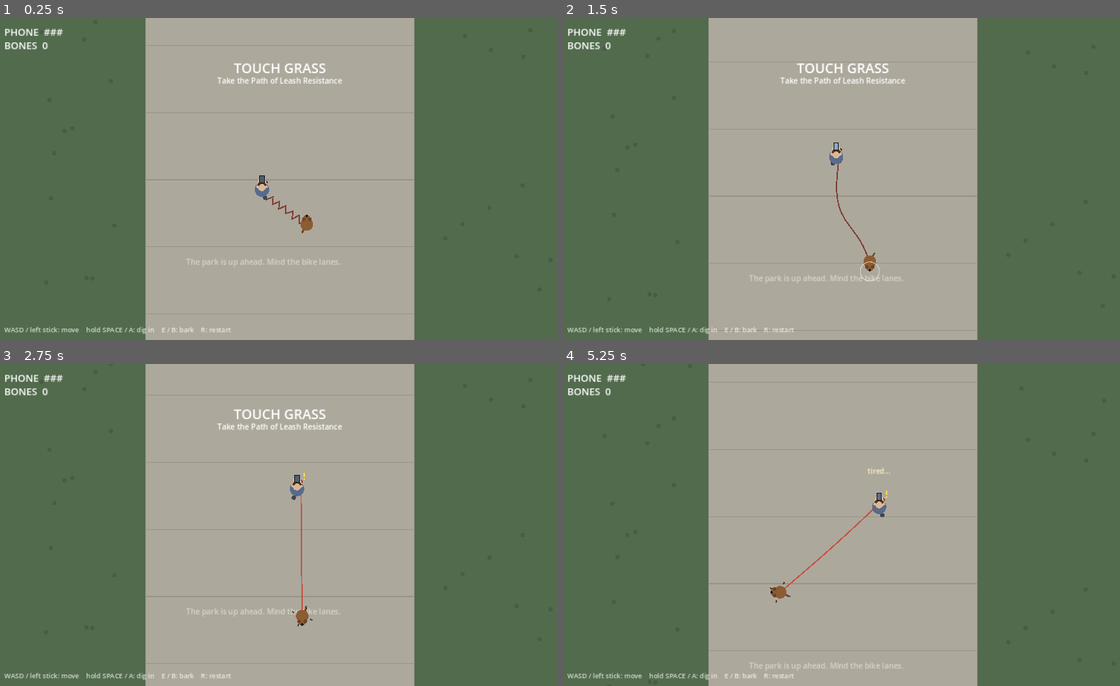
Above: before the commit, frames 1-4 (two rows, left to right).
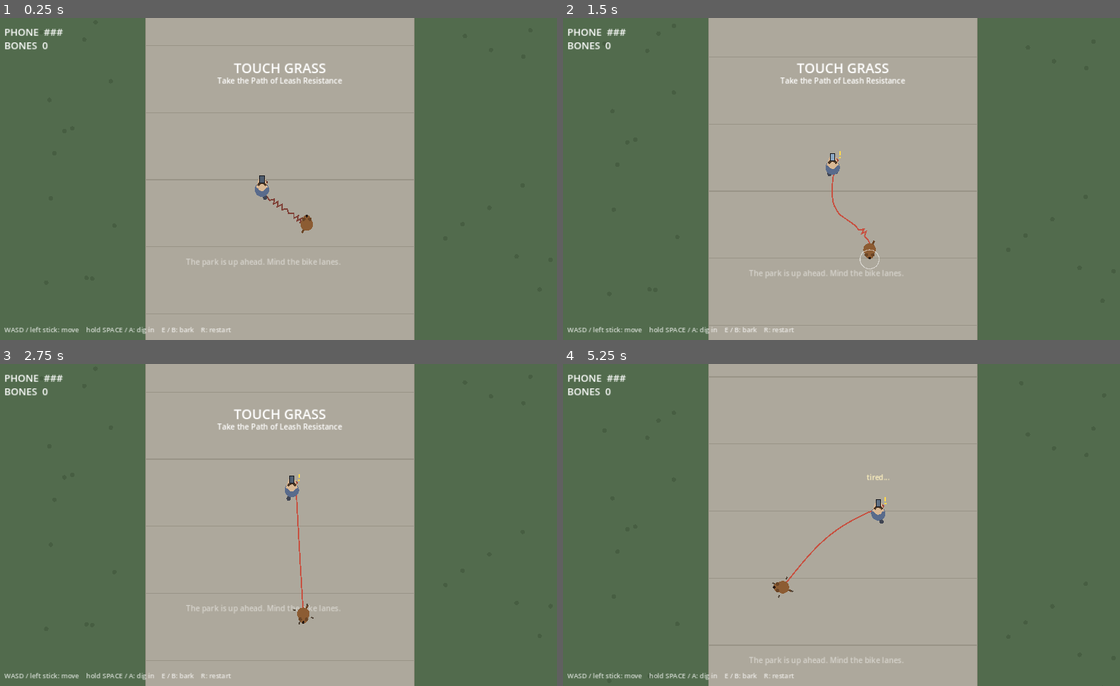
Above: after the commit, the same moments.

Repository: cyanidesayonara/path-of-leash-resistance
Game: Godot game, scene res://main.tscn
Two runs of this game, one before a commit and one after it. Both use one fixed random seed, a clock stepped at 60 frames per second and the inputs below.
Inputs:
- Up to frame 1 (0.25 s): no input
- Up to frame 2 (1.5 s): hold D (move_right) 0.53-1.28 s; hold Space (plant) 0.53-1.28 s; hold S (move_down) from 1.28 s (still down); tap E (bark) at 1.35 s
- Up to frame 3 (2.75 s): tap Space (plant) at 1.55 s; release S (move_down) at 2.03 s; hold D (move_right) from 2.03 s (still down); hold Space (plant) from 2.03 s (still down)
- Up to frame 4 (5.25 s): release D (move_right) at 2.78 s; release Space (plant) at 2.78 s; hold W (move_up) 2.78-3.53 s; tap Space (plant) at 2.85, 4.35 s; hold Space (plant) 3.53-4.28 s; hold A (move_left) 3.53-5.03 s; tap E (bark) at 3.6 s; hold S (move_down) from 5.03 s (still down); hold Space (plant) from 5.03 s (still down)

The runs differ from the first frame. In frame 1, less than 0.1% of the frame differs, in the area x 47-55%, y 55-64%; in frame 2, 0.8%; in frame 3, 0.6%; in frame 4, 0.8%, in the area x 33-62%, y 32-96%.

Commit message:
the rope is the constraint: verlet leash with segment collision and stick-slip, tetherball test suite, settings catalog

Diff:
--- a/dog.gd
+++ b/dog.gd
@@ -50,8 +50,12 @@
 		velocity = Vector2.ZERO
 	else:
 		# a taut leash saps the DOG's authority: the heavier human's yanks
-		# actually move you (flag set by main.gd/_apply_leash)
-		var accel := 1000.0 if dragged else ACCEL
+		# actually move you (flag set by main.gd/_apply_leash). Crucially,
+		# an idle dragged dog barely brakes - braking toward zero was
+		# silently cancelling the human's drag forces.
+		var accel := ACCEL
+		if dragged:
+			accel = 1000.0 if input_active else 250.0
 		velocity = velocity.move_toward(iv * SPEED, accel * delta)
 		if input_active:
 			facing = iv.normalized()
--- a/leash.gd
+++ b/leash.gd
@@ -1,33 +1,36 @@
 extends Node2D
 
-# The leash. Two jobs:
-# - Gameplay: track pivot points where the rope wraps around poles. Pivots
-#   shorten the usable length and redirect the pull; main.gd applies forces
-#   toward each end's nearest anchor. Walking back around a pole unwinds it.
-# - Visual: a verlet chain that drapes and wraps on its own.
+# The leash IS the verlet rope. The visible rope is also the gameplay
+# constraint: it wraps poles by colliding with them, winds up, unwinds,
+# and slides off under tension like a real rope. There is no separate
+# wrap bookkeeping to fall out of sync with what the player sees.
+#
+# main.gd sets rest_len (the human's retractable reel), calls tick() once
+# per physics frame, then reads used_length() vs rest_len for tension and
+# dog_pull_dir()/human_pull_dir() (the rope's end tangents) for force
+# directions - which is why a wound-up human gets flung in an arc: the
+# pull follows the rope around the pole.
 
-const N := 16
-const WRAP_R := 14.0
+const N := 24
+const ITER := 14
+const POLE_PAD := 13.0
+const FRICTION := 0.5
 
 var pts: Array[Vector2] = []
 var prev: Array[Vector2] = []
 var dog: Node2D
 var human: Node2D
 var poles: Array[Vector2] = []
-var seg_len := 16.0
+var rest_len := 260.0
 var taut := false
-
-# pivot: {pos, pole, wind, rel, wound}; ordered dog side -> human side.
-# wind is the turn direction at creation; wound accumulates the rope's
-# actual rotation around the pole so multi-revolution winding is tracked.
-var pivots: Array = []
+var contacts := 0
 
 
 func setup(d: Node2D, h: Node2D, pole_list: Array[Vector2], max_len: float) -> void:
 	dog = d
 	human = h
 	poles = pole_list
-	seg_len = max_len / (N - 1)
+	rest_len = max_len
 	for i in range(N):
 		var p := d.global_position.lerp(h.global_position, float(i) / (N - 1))
 		pts.append(p)
@@ -38,170 +41,63 @@
 	return human.global_position + Vector2(9, -16).rotated(human.rotation)
 
 
-# --- wrap bookkeeping -------------------------------------------------------
-
-func update_wraps() -> void:
-	_update_wound()
-	_unwrap_end(false)
-	_unwrap_end(true)
-	_wrap_end(true)
-	_wrap_end(false)
-	_refresh_ends()
-
-
-func _refresh_ends() -> void:
-	# After any mutation of the pivot chain, make sure each end pivot's
-	# bookkeeping matches its owner: pivots[0] is tracked from the dog's
-	# perspective (also owns the single-pivot case), pivots[-1] from the
-	# human's. A perspective swap negates wind and wound; rel is re-based
-	# to the current true bearing either way (always safe).
-	if pivots.size() == 0:
-		return
-	_reconcile(pivots[0], true, dog.global_position, _anchor_beyond(false))
-	if pivots.size() >= 2:
-		_reconcile(pivots[-1], false, human.global_position, _anchor_beyond(true))
-
-
-func _reconcile(piv: Dictionary, dog_side: bool, p: Vector2, ref: Vector2) -> void:
-	var pole_c: Vector2 = poles[int(piv.pole)]
-	if bool(piv.dogside) != dog_side:
-		piv.wind = -float(piv.wind)
-		piv.wound = -float(piv.wound)
-		piv.dogside = dog_side
-	if p.distance_to(pole_c) < 0.001 or ref.distance_to(pole_c) < 0.001:
-		return
-	piv.rel = wrapf(_bearing(p, pole_c) - _bearing(ref, pole_c), -PI, PI)
-
-
-func _bearing(from_pos: Vector2, pole_c: Vector2) -> float:
-	return (from_pos - pole_c).angle()
-
-
-func _update_wound() -> void:
-	# Each end pivot tracks how far the rope has actually rotated around its
-	# pole (a continuous winding angle). Sign tests cannot count revolutions;
-	# this can. For a single pivot the dog-end pass uses the human as the
-	# reference, which folds both ends' motion into one measure.
-	if pivots.size() == 0:
-		return
-	_accumulate(pivots[0], dog.global_position, _anchor_beyond(false))
-	if pivots.size() >= 2:
-		_accumulate(pivots[-1], human.global_position, _anchor_beyond(true))
-
-
-func _accumulate(piv: Dictionary, p: Vector2, ref: Vector2) -> void:
-	var pole_c: Vector2 = poles[int(piv.pole)]
-	if p.distance_to(pole_c) < 0.001 or ref.distance_to(pole_c) < 0.001:
-		return
-	var rel := wrapf(_bearing(p, pole_c) - _bearing(ref, pole_c), -PI, PI)
-	piv.wound = float(piv.wound) + wrapf(rel - float(piv.rel), -PI, PI)
-	piv.rel = rel
-
-
-func used_length() -> float:
-	var total := 0.0
-	var p := dog.global_position
-	for piv in pivots:
-		total += p.distance_to(piv.pos)
-		p = piv.pos
-	return total + p.distance_to(human.global_position)
-
-
-func human_anchor() -> Vector2:
-	if pivots.size() > 0:
-		return pivots[-1]["pos"] as Vector2
-	return dog.global_position
-
-
-func dog_anchor() -> Vector2:
-	if pivots.size() > 0:
-		return pivots[0]["pos"] as Vector2
-	return human.global_position
-
-
-func _adjacent_anchor(human_end: bool) -> Vector2:
-	return human_anchor() if human_end else dog_anchor()
-
-
-func _adjacent_pole(human_end: bool) -> int:
-	if pivots.size() == 0:
-		return -1
-	return (pivots[-1]["pole"] if human_end else pivots[0]["pole"]) as int
-
-
-func _anchor_beyond(human_end: bool) -> Vector2:
-	# the anchor on the far side of this end's pivot
-	if human_end:
-		return (pivots[-2]["pos"] as Vector2) if pivots.size() > 1 else dog.global_position
-	return (pivots[1]["pos"] as Vector2) if pivots.size() > 1 else human.global_position
-
-
-func _wrap_end(human_end: bool) -> void:
-	if pivots.size() >= 24:
-		return
-	var p := human.global_position if human_end else dog.global_position
-	var a := _adjacent_anchor(human_end)
-	var same_pole := _adjacent_pole(human_end)
-	var best := -1
-	var best_d := 1e9
-	var best_cp := Vector2.ZERO
-	for i in range(poles.size()):
-		var cp := _closest_on_segment(a, p, poles[i])
-		if cp.distance_to(poles[i]) >= WRAP_R or cp.distance_to(a) <= 2.0 or cp.distance_to(p) <= 2.0:
-			continue
-		if i == same_pole:
-			# the same pole can be wound again and again, but only once the
-			# rope has swung well past the existing contact point
-			var swung := absf((a - poles[i]).angle_to(cp - poles[i]))
-			if swung < 1.5:
+func tick(_delta: float) -> void:
+	var seg := rest_len / (N - 1)
+	# stick-slip: grip the pole at low tension (coils hold, winding
+	# accumulates), slide freely when overstretched (rope slips off
+	# instead of sticking to the pole forever)
+	var stretch_ratio := used_length() / maxf(rest_len, 1.0)
+	var slip := clampf(0.15 + (stretch_ratio - 1.0) * 0.8, 0.15, 1.0)
+	for i in range(1, N - 1):
+		var vel := (pts[i] - prev[i]) * 0.94
+		prev[i] = pts[i]
+		pts[i] += vel
+	var start := pts.duplicate()
+	var touched := {}
+	for _iter in range(ITER):
+		pts[0] = dog.global_position
+		pts[N - 1] = _hand_pos()
+		for i in range(N - 1):
+			var d := pts[i + 1] - pts[i]
+			var dist := d.length()
+			if dist < 0.001:
 				continue
-		var d := cp.distance_to(a)
-		if d < best_d:
-			best_d = d
-			best = i
-			best_cp = cp
-	if best < 0:
-		return
-	var c := poles[best]
-	var n := best_cp - c
-	n = n.normalized() if n.length() > 0.001 else (a - c).normalized()
-	var pos := c + n * WRAP_R
-	var wind := signf((pos - a).cross(p - pos))
-	if wind == 0.0:
-		wind = 1.0
-	var rel := wrapf(_bearing(p, c) - _bearing(a, c), -PI, PI)
-	var piv := {
-		"pos": pos, "pole": best, "wind": wind, "rel": rel, "wound": 0.0,
-		"dogside": not human_end,
-	}
-	if human_end:
-		pivots.append(piv)
-	else:
-		pivots.push_front(piv)
-
-
-func _unwrap_end(human_end: bool) -> void:
-	while pivots.size() > 0:
-		# a single pivot's winding is owned by the dog-end pass
-		if human_end and pivots.size() == 1:
-			return
-		var piv: Dictionary = pivots[-1] if human_end else pivots[0]
-		# release when the rope has rotated back past its creation bearing
-		# (small hysteresis; winding forward can never release), or when a
-		# barely-wound rope has pulled nearly straight across the pivot
-		var b := _anchor_beyond(human_end)
-		var p := human.global_position if human_end else dog.global_position
-		var pos: Vector2 = piv.pos
-		var nearly_straight := false
-		if (pos - b).length_squared() > 0.01 and (p - pos).length_squared() > 0.01:
-			nearly_straight = absf((p - pos).angle_to(pos - b)) < 0.12 and absf(float(piv.wound)) < 0.6
-		if float(piv.wind) * float(piv.wound) >= -0.35 and not nearly_straight:
-			return
-		if human_end:
-			pivots.pop_back()
-		else:
-			pivots.pop_front()
-		# newly exposed pivots are re-based by _refresh_ends afterwards
+			# stiff against stretch, loose against compression so slack
+			# rope drapes instead of contracting into a straight line
+			var k := 0.9 if dist > seg else 0.05
+			var corr := d * ((dist - seg) / dist) * 0.5 * k
+			if i > 0:
+				pts[i] += corr
+			if i + 1 < N - 1:
+				pts[i + 1] -= corr
+		# segment-vs-circle collision: point-only checks tunnel when
+		# stretched segments straddle the pole between two points
+		for i in range(N - 1):
+			for pl in poles:
+				var cp := _closest_on_segment(pts[i], pts[i + 1], pl)
+				var dp := cp - pl
+				var l := dp.length()
+				if l < POLE_PAD and l > 0.001:
+					var push := dp / l * (POLE_PAD - l)
+					if i > 0:
+						pts[i] += push
+						touched[i] = pl
+					if i + 1 < N - 1:
+						pts[i + 1] += push
+						touched[i + 1] = pl
+	contacts = touched.size()
+	# apply the stick-slip: contacted points keep only `slip` of the
+	# tangential travel the solver gave them this frame, and lose their
+	# sliding velocity memory
+	for i in touched:
+		var pl: Vector2 = touched[i]
+		var r0: Vector2 = start[i] - pl
+		var r1: Vector2 = pts[i] - pl
+		if r0.length_squared() > 0.001 and r1.length_squared() > 0.001:
+			var da := wrapf(r1.angle() - r0.angle(), -PI, PI)
+			pts[i] = pl + Vector2.from_angle(r0.angle() + da * slip) * r1.length()
+		prev[i] = prev[i].lerp(pts[i], FRICTION)
+	queue_redraw()
 
 
 func _closest_on_segment(a: Vector2, b: Vector2, c: Vector2) -> Vector2:
@@ -213,36 +109,35 @@
 	return a + ab * t
 
 
-# --- visual rope ------------------------------------------------------------
+func used_length() -> float:
+	# actual polyline length: wrapping a pole consumes rope, so this is
+	# the gameplay length (compare against rest_len)
+	var total := 0.0
+	for i in range(N - 1):
+		total += pts[i].distance_to(pts[i + 1])
+	return total
 
-func tick(_delta: float) -> void:
-	pts[0] = dog.global_position
-	pts[N - 1] = _hand_pos()
+
+func winding() -> float:
+	# net turning of the rope in full turns: a coil around a pole reads as
+	# +/-N turns, while gentle slack curves mostly cancel out
+	var total := 0.0
 	for i in range(1, N - 1):
-		var vel := (pts[i] - prev[i]) * 0.9
-		prev[i] = pts[i]
-		pts[i] += vel
-	for _iter in range(14):
-		pts[0] = dog.global_position
-		pts[N - 1] = _hand_pos()
-		for i in range(N - 1):
-			var d := pts[i + 1] - pts[i]
-			var dist := d.length()
-			if dist < 0.001:
-				continue
-			var k := 0.5 if dist > seg_len else 0.05
-			var corr := d * ((dist - seg_len) / dist) * k
-			if i > 0:
-				pts[i] += corr
-			if i + 1 < N - 1:
-				pts[i + 1] -= corr
-		for i in range(1, N - 1):
-			for pl in poles:
-				var dp := pts[i] - pl
-				var l := dp.length()
-				if l < 13.0 and l > 0.001:
-					pts[i] = pl + dp / l * 13.0
-	queue_redraw()
+		var a := pts[i] - pts[i - 1]
+		var b := pts[i + 1] - pts[i]
+		if a.length_squared() > 0.01 and b.length_squared() > 0.01:
+			total += a.angle_to(b)
+	return absf(total) / TAU
+
+
+func dog_pull_dir() -> Vector2:
+	var d := pts[1] - pts[0]
+	return d.normalized() if d.length() > 0.001 else Vector2.ZERO
+
+
+func human_pull_dir() -> Vector2:
+	var d := pts[N - 2] - pts[N - 1]
+	return d.normalized() if d.length() > 0.001 else Vector2.ZERO
 
 
 func _draw() -> void:
@@ -252,5 +147,3 @@
 		arr.append(to_local(p))
 	draw_polyline(arr, col, 3.0)
 	draw_circle(to_local(_hand_pos()), 4.0, col.darkened(0.2))
-	for piv in pivots:
-		draw_circle(to_local(piv.pos), 3.0, col.darkened(0.35))
--- a/main.gd
+++ b/main.gd
@@ -261,9 +261,8 @@
 	# the human owns the retractable leash: length changes on their whim
 	# ("click!" event), never the dog's
 	leash_len = move_toward(leash_len, leash_target, 150.0 * delta)
-	leash.seg_len = leash_len / 15.0
+	leash.rest_len = leash_len
 	_apply_leash(delta)
-	leash.tick(delta)
 	_lanes(delta)
 	_hazards(delta)
 	_pickups(delta)
@@ -285,39 +284,35 @@
 
 
 func _apply_leash(delta: float) -> void:
-	# Soft spring zone past LEASH_LENGTH, hard cap at LEASH_STRETCH_CAP.
-	# The human carries momentum; the spring bleeds it off so they visibly
-	# strain against a planted dog instead of stopping dead.
-	# Length and pull direction respect pole wraps: each end is pulled toward
-	# its nearest anchor (a pivot, or the other end of the leash).
+	# The rope itself (leash.gd) is the constraint. Here: run the rope
+	# physics, then turn its stretch into tug-of-war forces. One tension,
+	# applied to each end inversely to effective mass along the rope's end
+	# tangent - so a wound-up human is pulled around the pole in an arc.
+	# The human is ~4x the dog, so raw pulls yank the DOG around; the dog
+	# wins by bracing (plant), winding poles (the coil grips and shields
+	# both ends from raw tension while geometry still constrains), timing.
 	human.strain = false
 	dog.dragged = false
-	leash.update_wraps()
+	leash.tick(delta)
 	var used: float = leash.used_length()
-	leash.taut = used > leash_len * 0.95
-	if used <= leash_len:
+	var excess := used - leash_len
+	leash.taut = excess > 0.0
+	if excess <= 0.0:
 		return
-	var excess := used - leash_len
-	var to_h_anchor: Vector2 = leash.human_anchor() - human.global_position
-	if to_h_anchor.length() < 0.001:
+	var h_dir: Vector2 = leash.human_pull_dir()
+	var d_dir: Vector2 = leash.dog_pull_dir()
+	if h_dir == Vector2.ZERO or d_dir == Vector2.ZERO:
 		return
-	var h_dir := to_h_anchor.normalized()
-	var to_d_anchor: Vector2 = leash.dog_anchor() - dog.global_position
-	var d_dir := to_d_anchor.normalized() if to_d_anchor.length() > 0.001 else Vector2.ZERO
 	human.notify_strain()
 	dog.dragged = not dog.planted
-	# Tug of war: one tension, applied to each end inversely to effective
-	# mass. The human is ~4x the dog, so raw pulls yank the DOG around;
-	# the dog wins by bracing (plant), leverage (wraps act as a capstan:
-	# each pivot multiplies the dog side's holding power), and timing.
-	var capstan := pow(2.2, float(leash.pivots.size()))
-	var dog_m := DOG_MASS * capstan
+	var shield := 1.0 / (1.0 + 0.3 * float(leash.contacts))
+	var dog_m := DOG_MASS
 	if dog.planted:
 		dog_m *= 14.0
 	elif dog.input_active:
 		dog_m *= 2.0
 	var human_m := HUMAN_MASS * (2.0 if human.is_fallen() else 1.0)
-	var tension := minf(LEASH_K * excess, 1600.0)
+	var tension := minf(LEASH_K * excess, 1600.0) * shield
 	human.velocity += h_dir * (tension / human_m) * delta
 	if not dog.planted:
 		dog.velocity += d_dir * (tension / dog_m) * delta
@@ -328,9 +323,11 @@
 	var sep_d := dog.velocity.dot(-d_dir)
 	if sep_d > 0.0 and not dog.planted:
 		dog.velocity += d_dir * sep_d * minf(3.0 * delta, 1.0)
-	var cap := leash_len * LEASH_STRETCH_CAP
-	if used > cap:
-		var over := used - cap
+	# hard cap: geometry always wins. Corrections follow the rope tangents
+	# (unshielded), which is what whips a wound human along the arc.
+	var cap := leash_len * (LEASH_STRETCH_CAP - 1.0)
+	if excess > cap:
+		var over := excess - cap
 		var w_d := (1.0 / dog_m) / (1.0 / dog_m + 1.0 / human_m)
 		var yank_speed := maxf(human.velocity.dot(-h_dir), 0.0)
 		dog.move_and_collide(d_dir * over * w_d)
@@ -338,7 +335,7 @@
 		var rel := human.velocity.dot(-h_dir)
 		if rel > 0.0:
 			human.velocity += h_dir * rel * 0.9
-		var anchored: bool = dog.planted or leash.pivots.size() > 0
+		var anchored: bool = dog.planted or leash.contacts > 0
 		human.on_leash_yank(-h_dir, anchored, yank_speed)
 
 
--- a/tests/test_wrap.gd
+++ b/tests/test_wrap.gd
@@ -1,17 +1,47 @@
 extends SceneTree
 
-# Winding regression test. Run with:
+# Rope physics regression test. Run with:
 #   godot --headless --path . --script res://tests/test_wrap.gd
-# Orbits the dog around a pole three full revolutions, expects the leash to
-# accumulate pivots and hold them, then orbits back and expects a full
-# unwind. Exits nonzero on failure.
+# The leash is a verlet rope and that rope IS the gameplay constraint, so
+# these assert the invariants gameplay depends on: stretch measurement,
+# winding a pole (spiral-in, the way tetherball actually works), and the
+# coil slipping off under a hard pull rather than sticking forever (the
+# "magnetic owner" bug). Exits nonzero on failure.
+
+const DT := 1.0 / 60.0
+
+var leash: Node2D
+var dog: Node2D
+var human: Node2D
+var failures := 0
+
+
+func _check(cond: bool, msg: String) -> void:
+	if not cond:
+		print("FAIL: " + msg)
+		failures += 1
+
+
+func _orbit(cx: float, cy: float, from_r: float, to_r: float, degs: float) -> void:
+	var steps := int(absf(degs))
+	for i in range(steps):
+		var t := float(i) / float(steps)
+		var r := lerpf(from_r, to_r, t)
+		var a := deg_to_rad(degs * t)
+		dog.global_position = Vector2(cx, cy) + Vector2(r, 0).rotated(a)
+		leash.tick(DT)
+
+
+func _settle(frames: int) -> void:
+	for i in range(frames):
+		leash.tick(DT)
 
 
 func _initialize() -> void:
-	var leash := Node2D.new()
+	leash = Node2D.new()
 	leash.set_script(load("res://leash.gd"))
-	var dog := Node2D.new()
-	var human := Node2D.new()
+	dog = Node2D.new()
+	human = Node2D.new()
 	root.add_child(dog)
 	root.add_child(human)
 	root.add_child(leash)
@@ -20,44 +50,55 @@
 	var pole_list: Array[Vector2] = [Vector2.ZERO]
 	leash.setup(dog, human, pole_list, 260.0)
 
-	var failures := 0
-	var max_pivots := 0
+	# 1) straight-line stretch is the rope's polyline length; end tangent
+	#    points back along the rope
+	dog.global_position = Vector2(100, 16)
+	_settle(120)
+	var used: float = leash.used_length()
+	print("straight 300px pull: used %.0f" % used)
+	_check(absf(used - 300.0) < 14.0, "used_length should track the 300px chord (got %.0f)" % used)
+	_check(leash.dog_pull_dir().dot(Vector2(-1, 0)) > 0.9, "dog end pulled back along rope")
 
-	# wind: three CCW revolutions in 1-degree steps
-	for i in range(3 * 360):
-		dog.global_position = Vector2(60, 0).rotated(deg_to_rad(float(i)))
-		leash.update_wraps()
-		max_pivots = maxi(max_pivots, leash.pivots.size())
-	print("after 3 revolutions: %d pivots (max seen %d)" % [leash.pivots.size(), max_pivots])
-	if leash.pivots.size() < 6:
-		print("FAIL: winding should accumulate pivots (got %d, want >= 6)" % leash.pivots.size())
-		failures += 1
+	# 2) wind the pole by spiralling in (tetherball). A slack wind is a
+	#    LOOSE coil that may not touch the pole - correct physics. The
+	#    property gameplay needs: once the wound rope pulls taut, the coil
+	#    cinches onto the pole and the pull directions follow the rope
+	#    around it (the arc-fling mechanic).
+	human.global_position = Vector2(-80, 0)
+	dog.global_position = Vector2(120, 0)
+	_settle(60)
+	_orbit(0, 0, 120.0, 26.0, 2.0 * 360.0)
+	_settle(30)
+	print("after spiral wind: winding %.2f, used %.0f" % [leash.winding(), leash.used_length()])
+	_check(leash.winding() > 1.0, "spiral should register winding turns (got %.2f)" % leash.winding())
+	# pull outward until taut: coil cinches, pull curves around the pole
+	dog.global_position = Vector2(0, 90)
+	_settle(120)
+	print("tightened: contacts %d, winding %.2f, used %.0f" % [leash.contacts, leash.winding(), leash.used_length()])
+	_check(leash.contacts >= 3, "a taut coil should grip the pole (%d contacts)" % leash.contacts)
+	_check(leash.winding() > 0.8, "tightening should keep the coil (winding %.2f)" % leash.winding())
+	var to_dog := (dog.global_position - human.global_position).normalized()
+	var hp: Vector2 = leash.human_pull_dir()
+	_check(hp.dot(to_dog) < 0.9, "wound pull should curve around the pole, not aim straight at the dog (dot %.2f)" % hp.dot(to_dog))
 
-	# used length must have grown by roughly the wound-up rope
-	var used: float = leash.used_length()
-	if used < 300.0:
-		print("FAIL: wound leash should consume length (used %.0f, want >= 300)" % used)
-		failures += 1
+	# 3) the coil is not permanent: a hard pull away slips it off the pole
+	#    (this is the magnetic-owner bug's regression guard). The dog pulls
+	#    to the same side as the human so a still-hooked rope would hairpin
+	#    around the pole and read clearly longer than the chord.
+	dog.global_position = Vector2(-430, 320)
+	_settle(1200)
+	used = leash.used_length()
+	var chord := human.global_position.distance_to(dog.global_position)
+	print("after hard pull-away: used %.0f vs chord %.0f, contacts %d" % [used, chord, leash.contacts])
+	_check(used < chord * 1.15, "sustained tension slips the coil off (used %.0f, chord %.0f)" % [used, chord])
+	_check(leash.winding() < 0.5, "fully pulled away means unwound (winding %.2f)" % leash.winding())
 
-	# unwind: three revolutions back
-	for i in range(3 * 360):
-		dog.global_position = Vector2(60, 0).rotated(deg_to_rad(float(3 * 360 - i)))
-		leash.update_wraps()
-	print("after unwinding: %d pivots" % leash.pivots.size())
-	# one residual pivot is legitimate: at the start angle the straight rope
-	# passes right through the pole
-	if leash.pivots.size() > 1:
-		print("FAIL: reversing should unwind (still %d pivots)" % leash.pivots.size())
-		failures += 1
-
-	# same test clockwise, to catch a one-sided sign convention
-	for i in range(2 * 360):
-		dog.global_position = Vector2(60, 0).rotated(deg_to_rad(-float(i)))
-		leash.update_wraps()
-	print("after 2 CW revolutions: %d pivots" % leash.pivots.size())
-	if leash.pivots.size() < 4:
-		print("FAIL: clockwise winding should accumulate pivots (got %d, want >= 4)" % leash.pivots.size())
-		failures += 1
+	# 4) stability: no NaN anywhere in the rope
+	var finite := true
+	for p in leash.pts:
+		if not (is_finite(p.x) and is_finite(p.y)):
+			finite = false
+	_check(finite, "rope points stay finite")
 
 	if failures > 0:
 		print("test_wrap: %d FAILURES" % failures)
Not shown, added: tests/test_wrap.gd.uid
Not shown, changed: AGENTS.md
Not shown, changed: CHANGELOG.md
Not shown, changed: PROJECT.md
Not shown, changed: README.md
